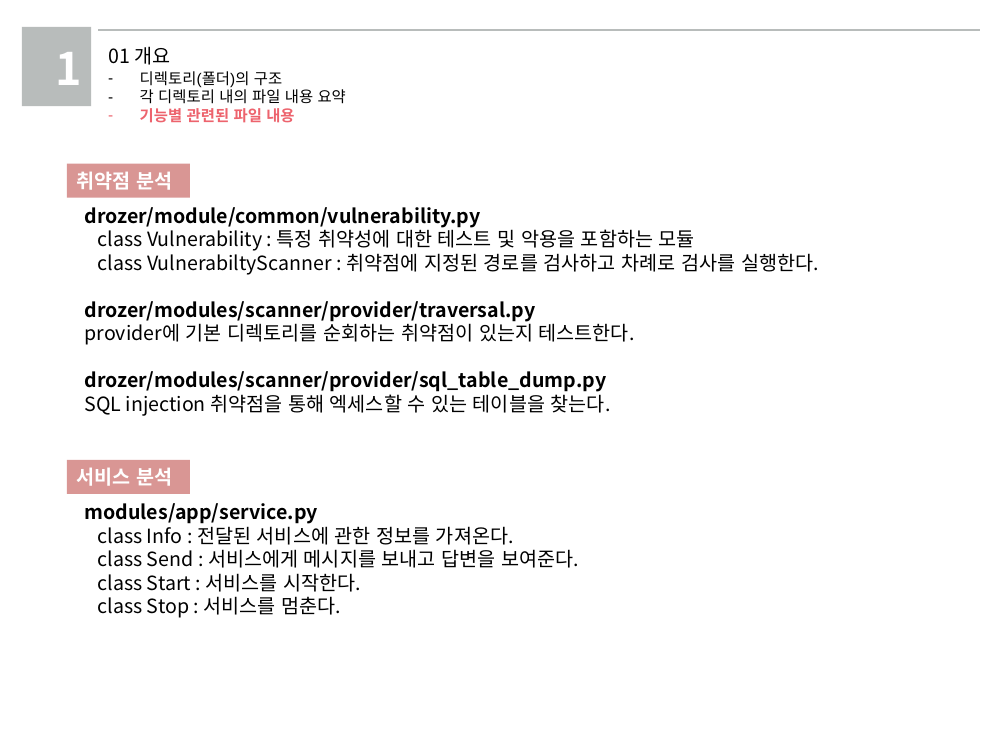
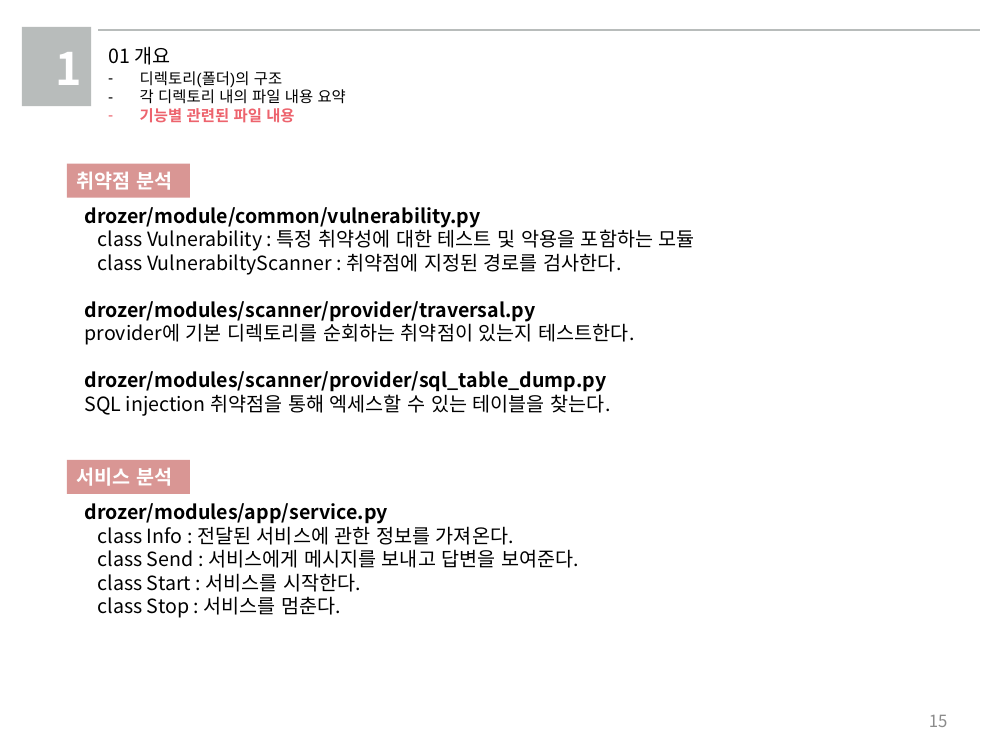
Before and after one commit to swB7/drozer-1, a slide deck: slide 15 of 7조_팀프로젝트_기능분석발표.pptx. Drawn at 1008x756 pixels with LibreOffice and Linux fonts; fonts in the diff are those of the drawing; background and template pictures are left out. Boxes give left, top, right and bottom in pixels: in the first picture for what was removed or moved away, otherwise in the second. Text is boxed around its words. In the diff, an @@ line names an element or a change of style, - is before the commit and + after.

```diff
--- a/7조_팀프로젝트_기능분석발표.pptx
+++ b/7조_팀프로젝트_기능분석발표.pptx
@@ text at (x1=98, y1=249, x2=621, y2=275): text changed @@
-class VulnerabiltyScanner : 취약점에 지정된 경로를 검사하고 차례로 검사를 실행한다.
+class VulnerabiltyScanner : 취약점에 지정된 경로를 검사한다.
@@ text at (x1=84, y1=503, x2=388, y2=524): text changed @@
-modules/app/service.py
+drozer/modules/app/service.py
@@ page number added at (x1=929, y1=715, x2=948, y2=727), 12 pt, text #8C8C8C @@
+15
```
Also in this commit, not shown: 30 other slides changed, 1 other file.
